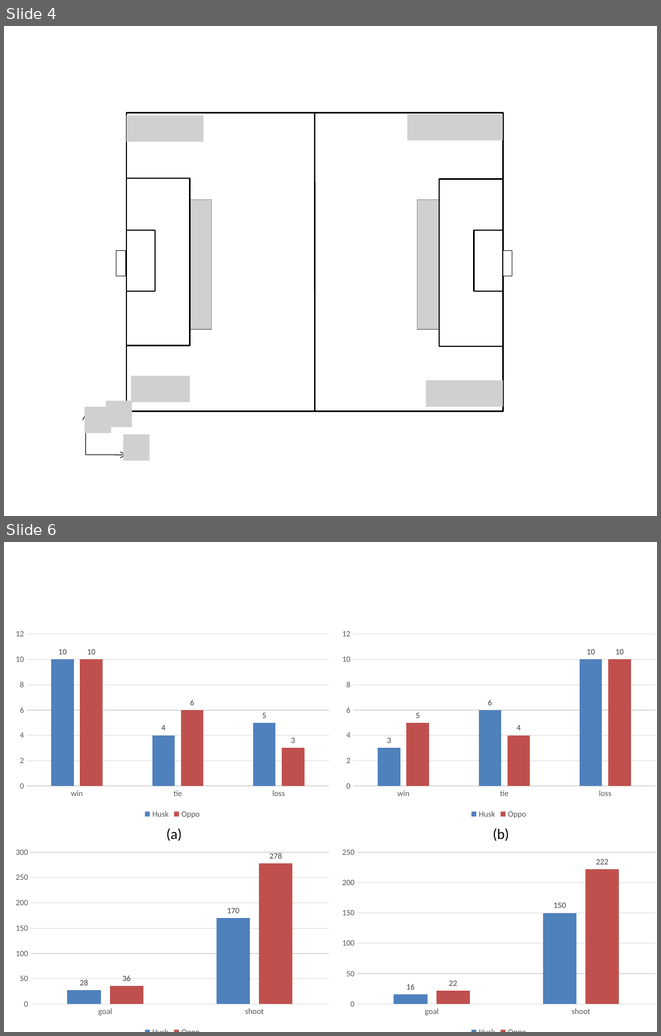
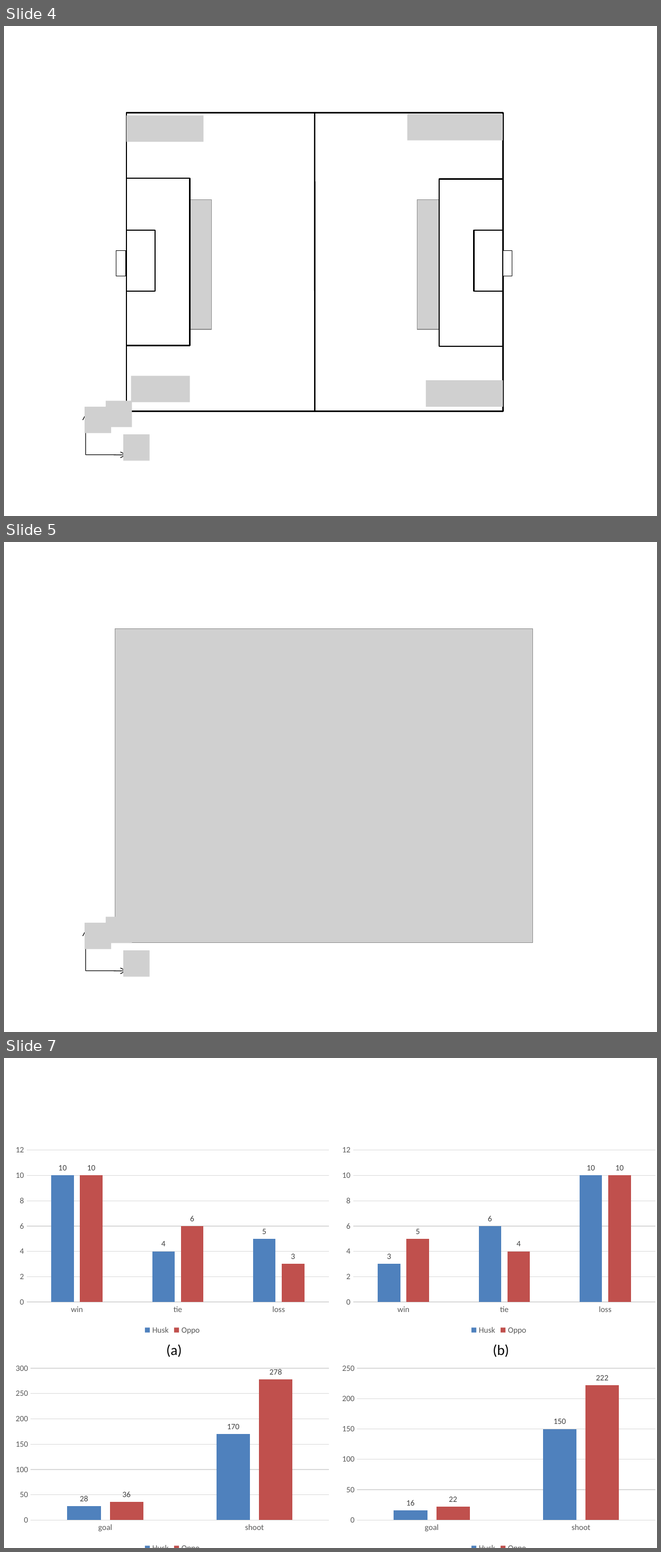
Before and after one commit to sennnnn/competetion, a slide deck: material&paper/论文中的图/画图.pptx. Shown one above the other, each under a label of ours: slides 4 and 6 before the commit, slides 4, 5 and 7 after it; the slides between them are not shown. The pictures are 661x1036 and 661x1552 pixels, drawn with LibreOffice and Linux fonts; fonts in the diff are those of the drawing; grey boxes stand for pictures. Boxes give left, top, right and bottom in pixels: in the first picture for what was removed or moved away, otherwise in the second. Text is boxed around its words. In the diff, an @@ line names an element or a change of style, - is before the commit and + after.

```diff
--- a/material&paper/论文中的图/画图.pptx
+++ b/material&paper/论文中的图/画图.pptx
@@ slide 5 added at [4,542,657,1032], background #FFFFFF @@
@@ group added at [115,629,533,942]: 2 rectangles, 1 line, 1 picture @@
@@ picture added at [126,632,203,658] @@
@@ picture added at [407,630,503,656] @@
@@ picture added at [131,891,190,917] @@
@@ picture added at [426,896,503,922] @@
@@ picture added at [85,923,111,949] @@
@@ picture added at [106,917,132,943] @@
@@ arrow added from (86, 970) to (86, 930), #000000 0.75 pt @@
@@ picture added at [123,950,150,976] @@
@@ arrow added from (86, 970) to (127, 970), #000000 0.75 pt @@
@@ what was slide 6 is now slide 7 @@
```
Also in this commit, not shown: 1 other slide added, 1 slide removed, 3 other files.
